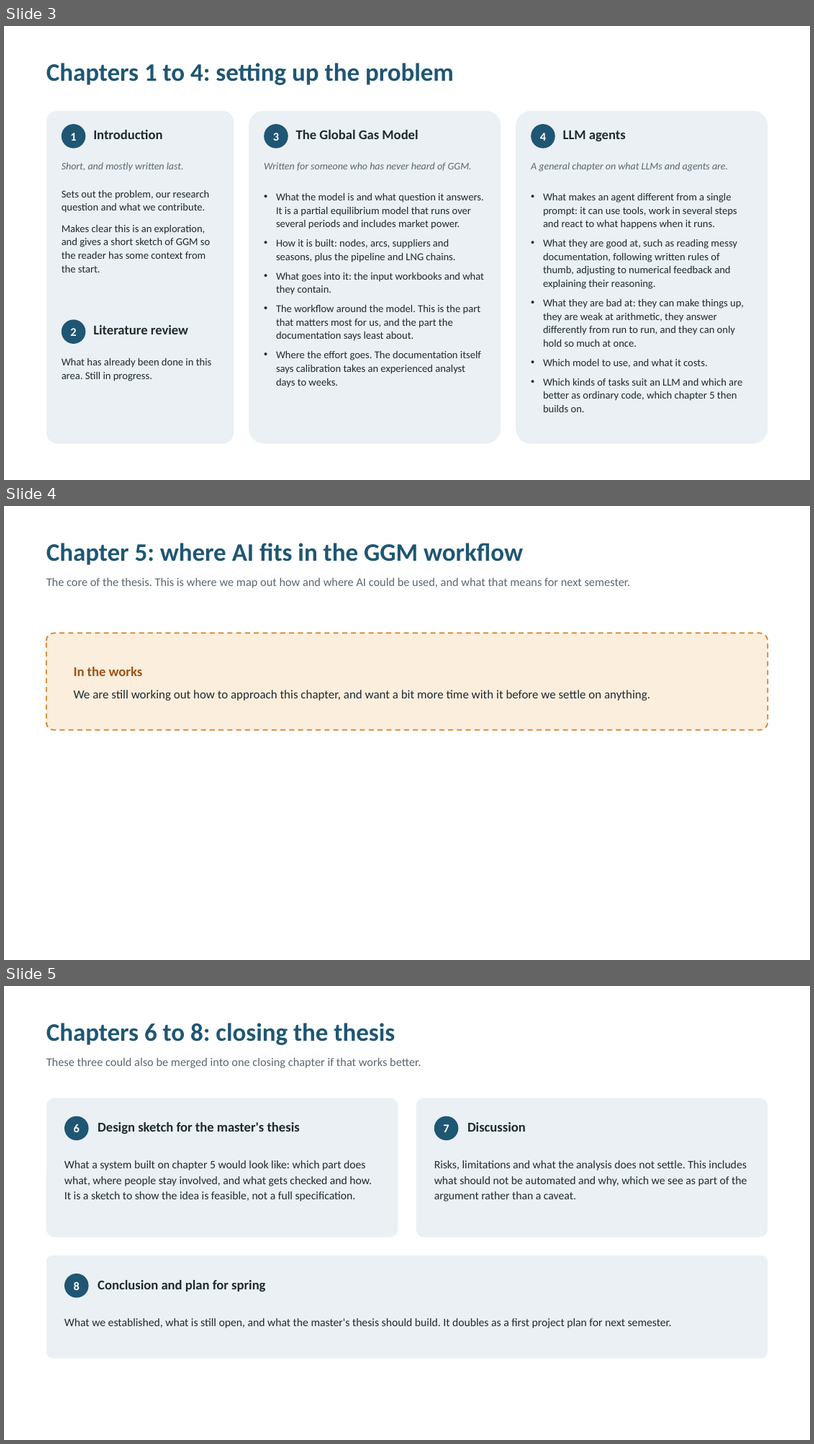
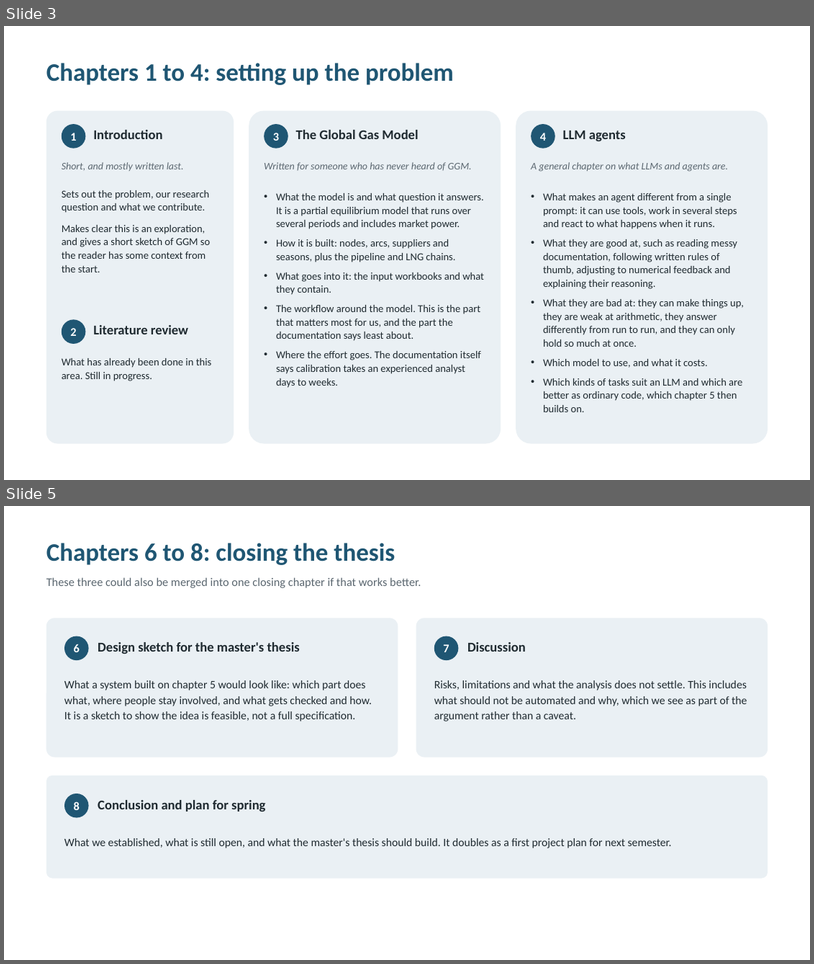
Before and after one commit to jorgenholt/GGM-agents, a slide deck: supervisor-meetings/week40-project-thesis-structure.pptx. Shown one above the other, each under a label of ours: slides 3, 4 and 5 before the commit, slides 3 and 5 after it; the slides between them are not shown. The pictures are 814x1444 and 814x964 pixels, drawn with LibreOffice and Linux fonts; fonts in the diff are those of the drawing. Boxes give left, top, right and bottom in pixels: in the first picture for what was removed or moved away, otherwise in the second. Text is boxed around its words. In the diff, an @@ line names an element or a change of style, - is before the commit and + after.

```diff
--- a/supervisor-meetings/week40-project-thesis-structure.pptx
+++ b/supervisor-meetings/week40-project-thesis-structure.pptx
@@ slide 4 removed at box(4, 506, 810, 960), background #FFFFFF @@
@@ text removed at box(46, 543, 523, 565) @@
-Chapter 5: where AI fits in the GGM workflow
@@ text removed at box(46, 577, 631, 588) @@
-The core of the thesis. This is where we map out how and where AI could be used, and what that means for next semester.
@@ rounded rectangle removed at box(46, 633, 768, 730) @@
@@ text removed at box(74, 667, 651, 700) @@
-In the works
-We are still working out how to approach this chapter, and want a bit more time with it before we settle on anything.
```
Also in this commit, not shown: 1 slide added, 2 other files.
